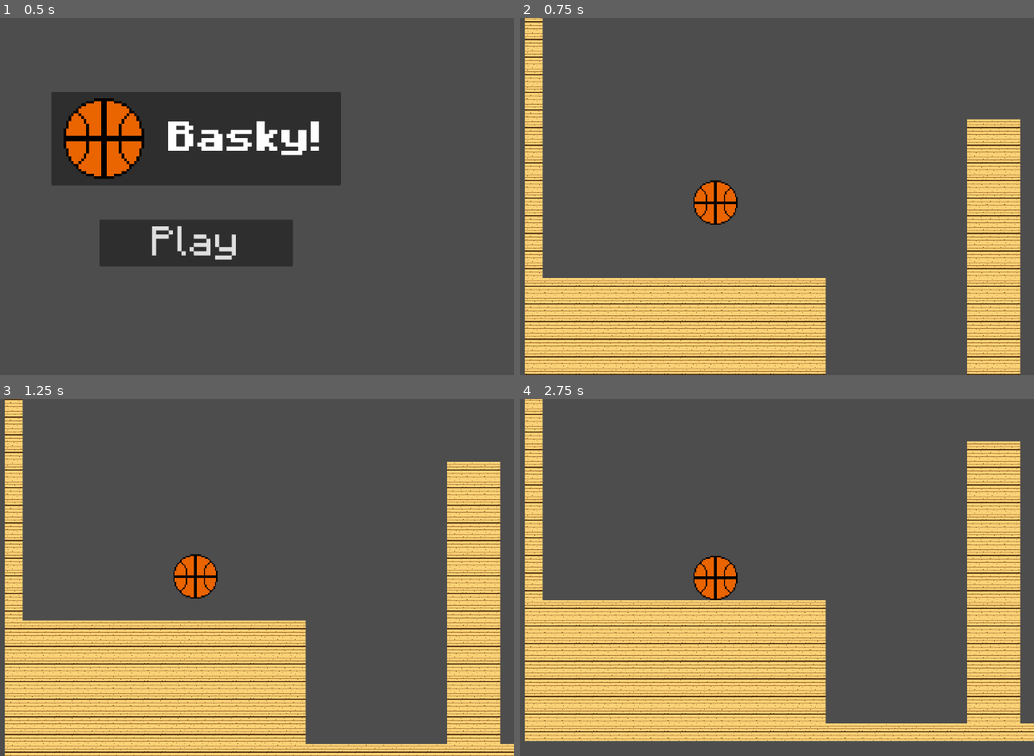
Above: before the commit, frames 1-4 (two rows, left to right).
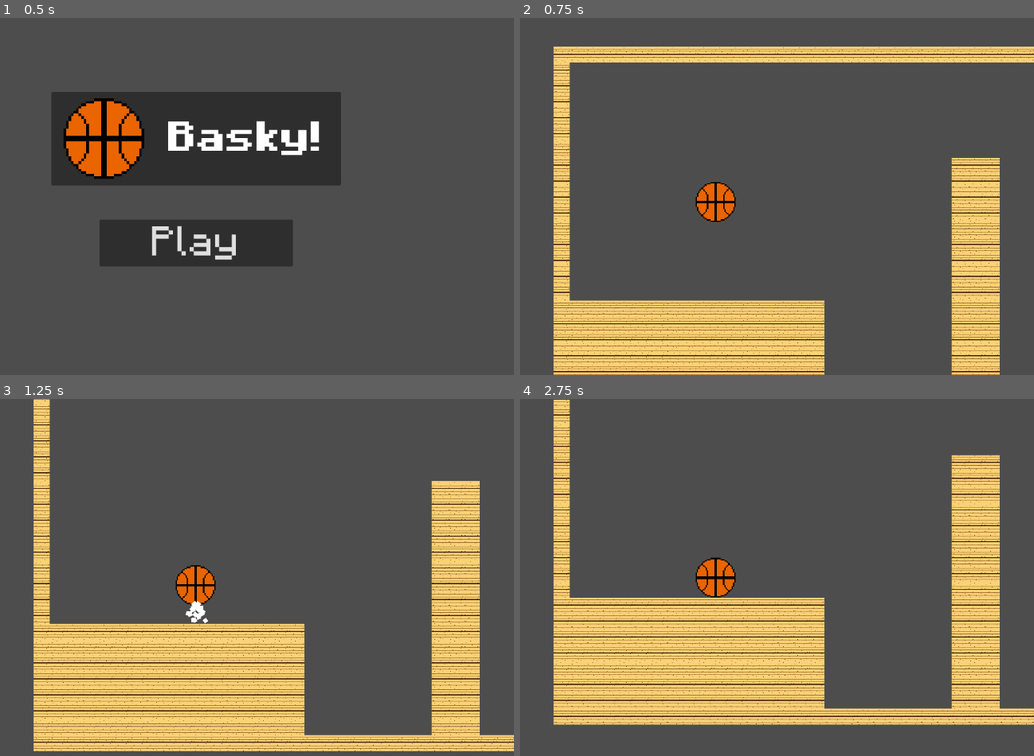
Above: after the commit, the same moments.

Repository: simplycode07/basky-godot
Game: Godot game, scene res://startMenu.tscn
The game is run twice, just before and just after one commit, with the same random seed, the same clock (stepped at 60 frames per second) and the same inputs.
Inputs (mouse positions are in pixels of both pictures, inside the frame that each line leads up to):
- Up to frame 1 (0.5 s): no input
- Up to frame 2 (0.75 s): click "Play" at 0.5 s
- Up to frame 3 (1.25 s): no input
- Up to frame 4 (2.75 s): move the mouse to (854, 559) at 1.27 s; hold Space (jump) 1.28-2.03 s; hold Right (right) from 1.28 s (still down); click (854, 559) at 1.35 s; move the mouse to (586, 595) at 2.02 s; tap Space (jump) at 2.1, 2.27, 2.57 s; click (586, 595) at 2.3 s

Frame 1 is identical in both runs. In frame 2, 26% of the frame differs, in the area x 0-100%, y 0-100%; in frame 3, 26%; in frame 4, 29%, in the area x 0-100%, y 0-96%.

Commit message:
particles mostly working

Diff:
--- a/levels/level_1.tscn
+++ b/levels/level_1.tscn
@@ -33,10 +33,9 @@
 
 [node name="basky" parent="." instance=ExtResource("3_6vsto")]
 texture_filter = 1
-position = Vector2(185, 264)
+position = Vector2(165, 202)
 physics_material_override = SubResource("PhysicsMaterial_j6s5n")
 linear_damp_mode = 0
-linear_damp = 0.1
 angular_damp_mode = 0
 
 [node name="hoop" parent="." instance=ExtResource("2_eiiht")]
--- a/project.godot
+++ b/project.godot
@@ -42,7 +42,6 @@
 
 [physics]
 
-2d/physics_engine="GodotPhysics2D"
 2d/default_gravity=1200.0
 2d/default_linear_damp=0.0
 2d/default_angular_damp=0.0
--- a/scenes/basky_rigidbody.tscn
+++ b/scenes/basky_rigidbody.tscn
@@ -28,6 +28,7 @@
 shape = SubResource("CircleShape2D_5f541")
 
 [node name="Camera2D" type="Camera2D" parent="."]
+zoom = Vector2(0.9, 0.9)
 position_smoothing_enabled = true
 
 [node name="Line2D" type="Line2D" parent="."]
--- a/scenes/particles/bouce_particles.tscn
+++ b/scenes/particles/bouce_particles.tscn
@@ -6,19 +6,6 @@
 
 [sub_resource type="CurveTexture" id="CurveTexture_raepy"]
 curve = SubResource("Curve_5oj1l")
-
-[sub_resource type="ParticleProcessMaterial" id="ParticleProcessMaterial_1grnn"]
-lifetime_randomness = 0.3
-particle_flag_disable_z = true
-angle_min = -45.0
-angle_max = 45.0
-direction = Vector3(1, -0.5, 0)
-spread = 30.0
-initial_velocity_max = 200.0
-gravity = Vector3(0, 40, 0)
-scale_min = 10.0
-scale_max = 10.0
-scale_curve = SubResource("CurveTexture_raepy")
 
 [sub_resource type="ParticleProcessMaterial" id="ParticleProcessMaterial_ag77m"]
 lifetime_randomness = 0.3
@@ -33,15 +20,20 @@
 scale_max = 10.0
 scale_curve = SubResource("CurveTexture_raepy")
 
+[sub_resource type="ParticleProcessMaterial" id="ParticleProcessMaterial_4mi17"]
+lifetime_randomness = 0.3
+particle_flag_disable_z = true
+angle_min = -45.0
+angle_max = 45.0
+direction = Vector3(1, -0.5, 0)
+spread = 30.0
+initial_velocity_max = 200.0
+gravity = Vector3(0, 40, 0)
+scale_min = 10.0
+scale_max = 10.0
+scale_curve = SubResource("CurveTexture_raepy")
+
 [node name="Node2D" type="Node2D"]
-
-[node name="particles_right" type="GPUParticles2D" parent="."]
-emitting = false
-amount = 20
-process_material = SubResource("ParticleProcessMaterial_1grnn")
-lifetime = 0.1
-one_shot = true
-explosiveness = 0.5
 
 [node name="particles_left" type="GPUParticles2D" parent="."]
 emitting = false
@@ -50,3 +42,11 @@
 lifetime = 0.5
 one_shot = true
 explosiveness = 0.5
+
+[node name="particles_right" type="GPUParticles2D" parent="."]
+emitting = false
+amount = 20
+process_material = SubResource("ParticleProcessMaterial_4mi17")
+lifetime = 0.5
+one_shot = true
+explosiveness = 0.5
--- a/scripts/player.gd
+++ b/scripts/player.gd
@@ -3,6 +3,7 @@
 var mouse_pos = []
 var radius = 16
 var gravity = ProjectSettings.get_setting("physics/2d/default_gravity")
+var counter = 0
 
 @onready var line_2d = %Line2D
 @onready var sprite_2d = %Sprite2D
@@ -15,7 +16,7 @@
 
 	if mouse_pos[0] != current_mouse_pos:
 		for i in range(300):
-			vel.y += gravity * delta
+			vel.y += gravity * delta * gravity_scale
 			pos += vel * delta
 			line_2d.add_point(pos)
 
@@ -26,6 +27,8 @@
 
 	if Input.is_action_just_pressed("left_mouse_button") and len(mouse_pos) < 1:
 		mouse_pos.append(DisplayServer.mouse_get_position())
+		counter += 1
+		print("mouse pressed" + str(counter))
 		line_2d.clear_points()
 
 	if Input.is_action_just_released("left_mouse_button") and len(mouse_pos):
@@ -35,23 +38,28 @@
 
 		line_2d.clear_points()
 		mouse_pos = []
+	if Input.is_action_just_pressed("jump"):
+		linear_velocity = Vector2(0, 0)
 
 	var collision_info = move_and_collide(linear_velocity * delta)
 	if collision_info:
 		print(linear_velocity)
+
 		var normal = collision_info.get_normal()
 		linear_velocity = linear_velocity.bounce(normal)
 		if normal[0] == 0:
+			#if linear_velocity.x > 0.1 else 0.0
 			linear_velocity.x *= 0.9
 			linear_velocity.y *= 0.6
 		else:
 			linear_velocity.x *= 0.6
 
-		# fix velocity not decreasing below (37, 37)
-		#if linear_velocity > Vector2(40, 40):
-			#bounce_particles.position = - normal * 40
-			#for particles in bounce_particles.get_children():
-				#particles.emitting = true
+		# fix velocity not decreasing below (0, 37)
+		# less than -60 because after bouncing on floor velocity becomes negative
+		if linear_velocity.y < -60:
+			bounce_particles.position = - normal * 40
+			for particles in bounce_particles.get_children():
+				particles.emitting = true
 
 	if len(mouse_pos):
 		Engine.time_scale = max(Engine.time_scale - 0.2, 0.2)
